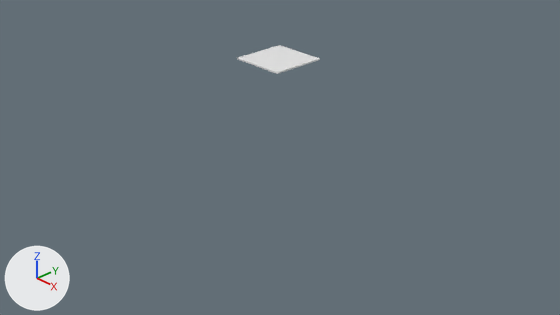
One commit to the Blender file case.blend: the scene before it, then after it.
One viewpoint serves both versions: the file's camera 'Camera'. Arrows for +X, +Y and +Z are at lower left; the lights stay in place.

Objects in the first picture: 'screen'.
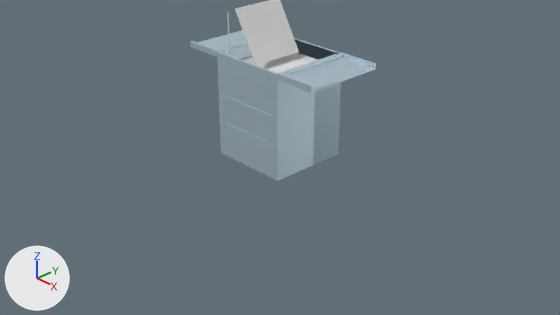
Edits to the scene script, one JSON object a line:
```json
{"op": "add", "block": "me_cylinder", "code": ["me_cylinder = bpy.data.meshes.new('Cylinder')", "me_cylinder.from_pydata(...)  # 48 vertices, 34 faces; spans x -0.486..-0.464, y -0.5..-0.479, z 0.243..0.595"]}
{"op": "remove", "block": "ob_drwr_top", "code": "ob_drwr_top.hide_set(True)"}
{"op": "remove", "block": "ob_drwr_btm", "code": "ob_drwr_btm.hide_set(True)"}
{"op": "set", "path": "ob_drwr_btm.location", "old": "(0.0, -0.989, 0.0)", "new": "(0.0, -0.00542, 0.0)"}
{"op": "remove", "block": "ob_door_l", "code": "ob_door_l.hide_set(True)"}
{"op": "set", "path": "ob_door_l.rotation_euler", "old": "(0.0, 0.0, 0.0)", "new": "(0.0, 3.142, 0.0)", "note": "degrees (0, 0, 0) -> degrees (0, 180, 0)"}
{"op": "set", "path": "ob_door_r.rotation_euler", "old": "(0.0, 0.0, 0.0)", "new": "(0.0, -3.142, 0.0)", "note": "degrees (0, 0, 0) -> degrees (0, -180, 0)"}
{"op": "remove", "block": "ob_door_r", "code": "ob_door_r.hide_set(True)"}
{"op": "set", "path": "ob_screen.location", "old": "(0.378, 0.0, 1.023)", "new": "(-0.0342, 0.0, 1.023)"}
{"op": "set", "path": "ob_screen.rotation_euler", "old": "(0.0, 0.0, 0.0)", "new": "(0.0, 1.047, 0.0)", "note": "degrees (0, 0, 0) -> degrees (0, 60, 0)"}
{"op": "remove", "block": "ob_screen_bay_floor", "code": "ob_screen_bay_floor.hide_set(True)"}
{"op": "remove", "block": "ob_case_mid", "code": "ob_case_mid.hide_set(True)"}
{"op": "remove", "block": "ob_drwr_mid", "code": "ob_drwr_mid.hide_set(True)"}
{"op": "remove", "block": "ob_case_top", "code": "ob_case_top.hide_set(True)"}
{"op": "remove", "block": "ob_case_btm", "code": "ob_case_btm.hide_set(True)"}
{"op": "add", "block": "ob_antenna", "code": ["ob_antenna = bpy.data.objects.new('antenna', me_cylinder)", "ob_antenna.parent = ob_case_top", "ob_antenna.matrix_parent_inverse = Matrix(((1.0, 0.0, 0.0, 0.0), (0.0, 1.0, 0.0, 0.0), (0.0, 0.0, 1.0, -1.009), (0.0, 0.0, 0.0, 1.0)))", "ob_antenna.location = (0.0, 0.0, 0.78)", "ob_antenna.scale = (1.0, 1.0, 2.21)"]}
```

Where the change shows, as pixel boxes [x1, y1, x2, y2] in the pictures (560 x 315 px):
```json
{"object": "screen", "change": "moved, turned", "before": [237, 45, 320, 74], "after": [235, 0, 299, 65]}
{"object": "case.top", "change": "shown", "after": [217, 38, 341, 118]}
{"object": "case.mid", "change": "shown", "after": [219, 94, 340, 152]}
{"object": "case.btm", "change": "shown", "after": [220, 125, 339, 181]}
{"object": "door.l", "change": "shown", "after": [277, 53, 376, 93]}
{"object": "drwr.top", "change": "shown", "after": [222, 73, 273, 116]}
{"object": "drwr.mid", "change": "shown", "after": [223, 100, 273, 144]}
{"object": "drwr.btm", "change": "shown", "after": [224, 127, 274, 168]}
{"object": "door.r", "change": "shown", "after": [190, 30, 247, 57]}
{"object": "screen bay floor", "change": "shown", "after": [241, 53, 317, 73]}
```
